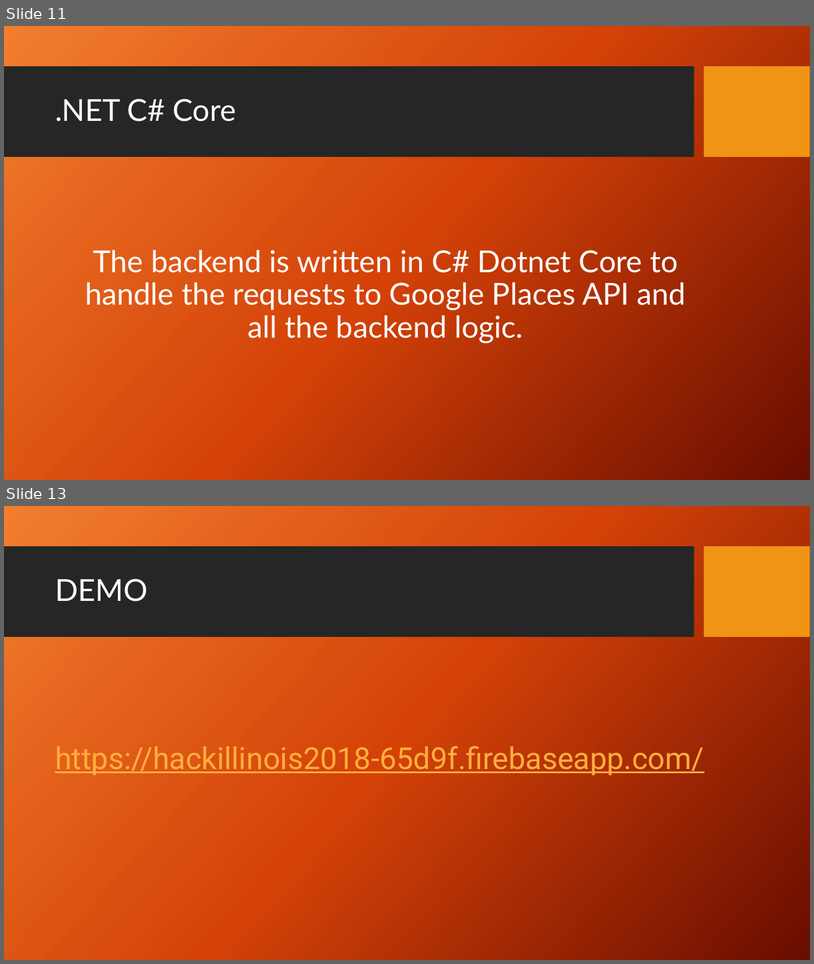
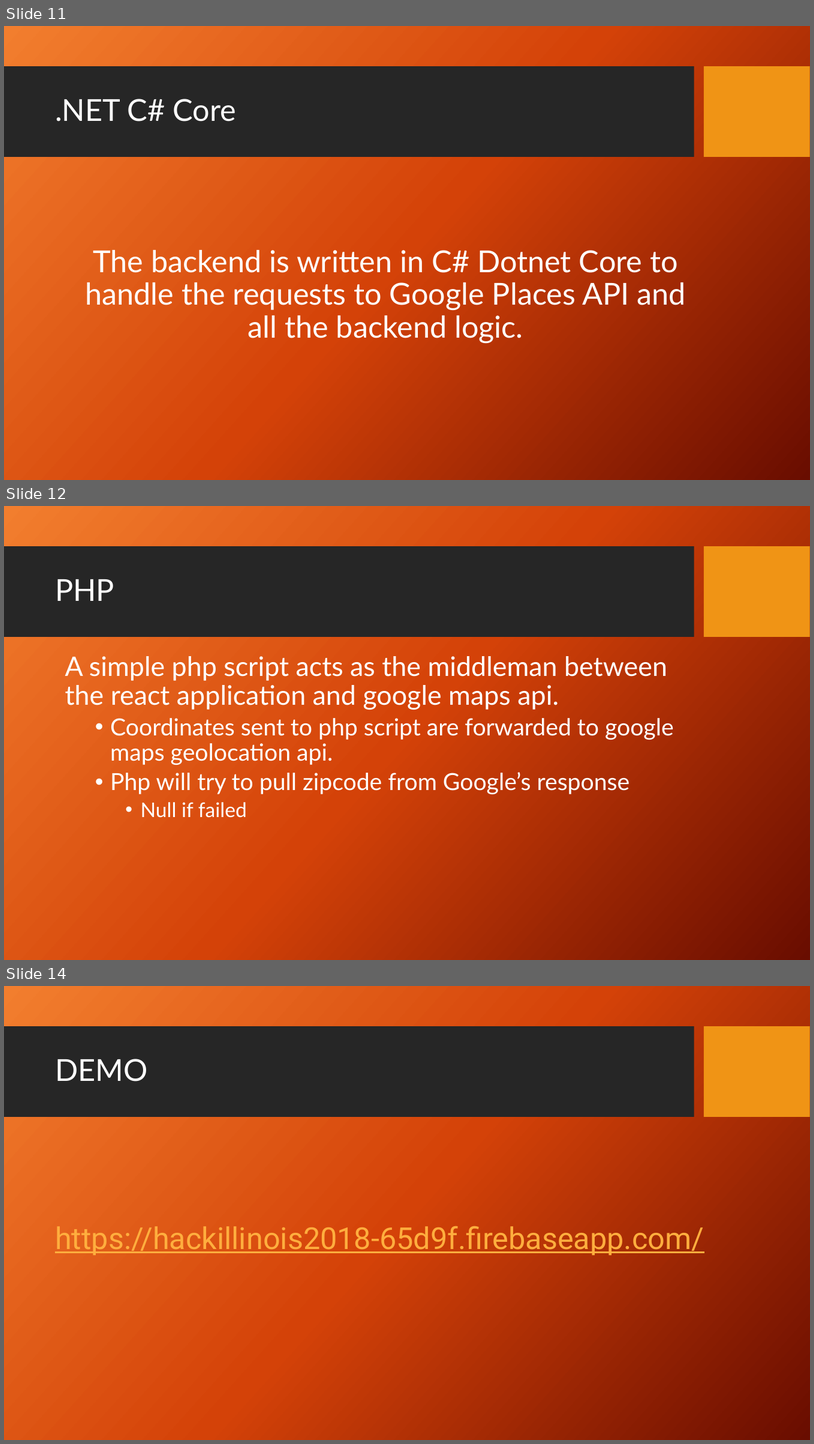
Before and after one commit to Brock-Gibson/Pizza-Now, a slide deck: Presentation/PizzaNow.pptx. Shown one above the other, each under a label of ours: slides 11 and 13 before the commit, slides 11, 12 and 14 after it; the slides between them are not shown. The pictures are 814x964 and 814x1444 pixels, drawn with LibreOffice and Linux fonts; fonts in the diff are those of the drawing; background and template pictures are left out. Boxes give left, top, right and bottom in pixels: in the first picture for what was removed or moved away, otherwise in the second. Text is boxed around its words. In the diff, an @@ line names an element or a change of style, - is before the commit and + after.

```diff
--- a/Presentation/PizzaNow.pptx
+++ b/Presentation/PizzaNow.pptx
@@ slide 12 added at (4, 506, 810, 960), background picture (left out); not listed: 2 template elements that a slide beside it also shows @@
@@ title added at (55, 579, 114, 601), 36 pt, text #FFFFFF @@
+PHP
@@ text added at (65, 656, 674, 817), 28 pt, text #FFFFFF @@
+A simple php script acts as the middleman between the react application and google maps api.
+  • Coordinates sent to php script are forwarded to google maps geolocation api.
+  • Php will try to pull zipcode from Google’s response
+    • Null if failed
@@ what was slide 13 is now slide 14 @@
```
Also in this commit, not shown: 6 slides changed, 1 other file.
